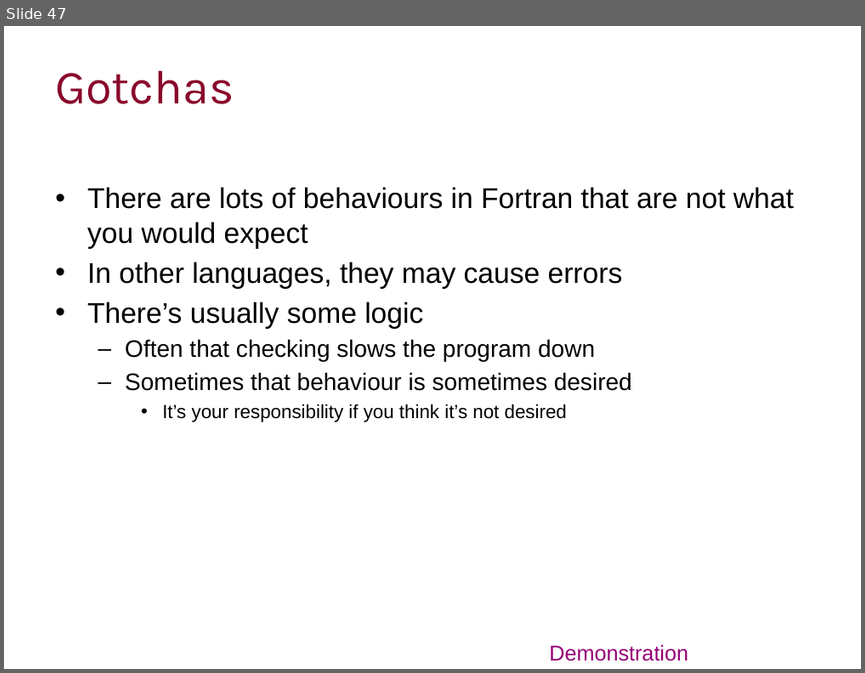
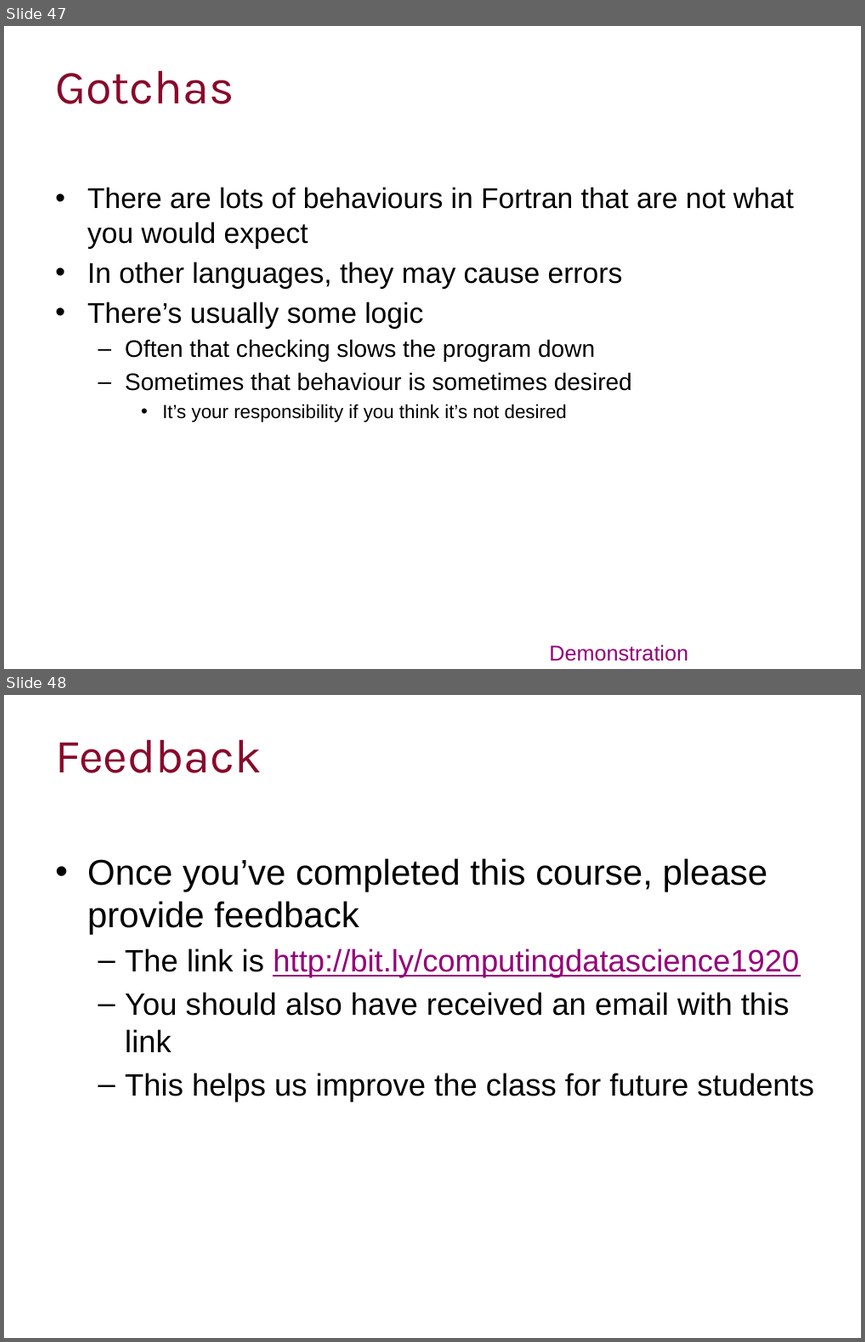
Before and after one commit to ImperialCollegeLondon/RCDS-introduction-to-fortran, a slide deck: Introduction to Fortran Slides.pptx. Shown one above the other, each under a label of ours: slide 47 before the commit, slides 47 and 48 after it. The pictures are 865x673 and 865x1342 pixels, drawn with LibreOffice and Linux fonts; fonts in the diff are those of the drawing; background and template pictures are left out. Boxes give left, top, right and bottom in pixels: in the first picture for what was removed or moved away, otherwise in the second. Text is boxed around its words. In the diff, an @@ line names an element or a change of style, - is before the commit and + after.

Commit message:
Update to slides

```diff
--- a/Introduction to Fortran Slides.pptx
+++ b/Introduction to Fortran Slides.pptx
@@ slide 48 added at (4,695,861,1338), background #FFFFFF @@
@@ title added at (55,739,262,773), 40 pt, text #89092B @@
+Feedback
@@ text added at (87,858,814,1101), 26 pt, text #000000 @@
+• Once you’ve completed this course, please provide feedback
+  – The link is http://bit.ly/computingdatascience1920
+  – You should also have received an email with this link
+  – This helps us improve the class for future students
```
Also in this commit, not shown: 1 other slide added, 1 slide removed.
